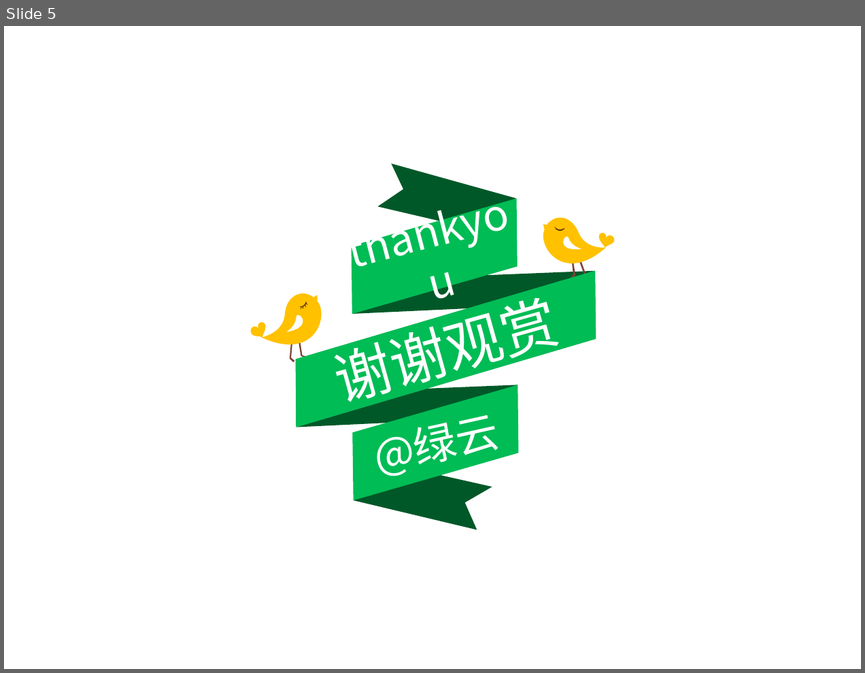
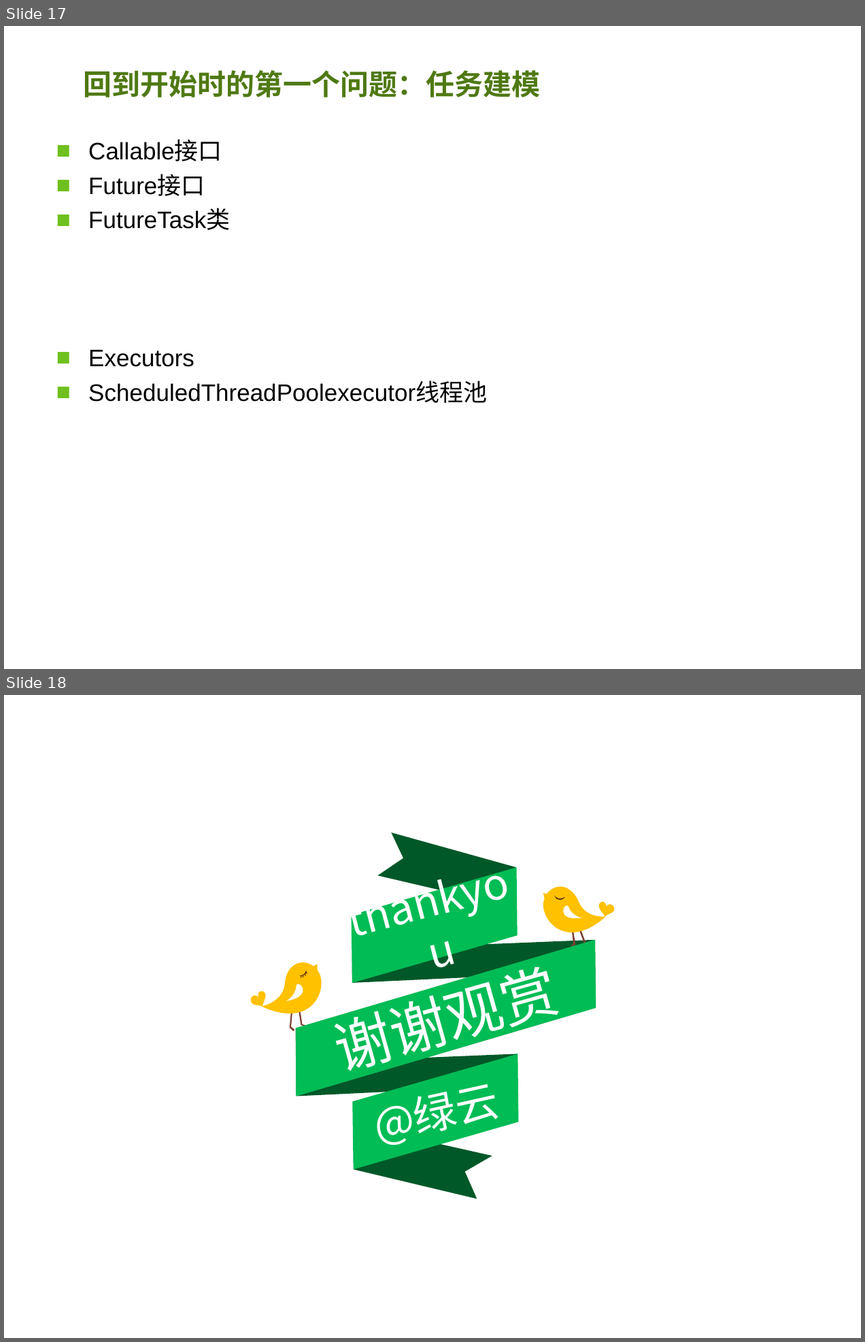
Before and after one commit to aj23pwt/AlgorithmsLearningRoad, a slide deck: 共同学习Java的锁.ppt. Shown one above the other, each under a label of ours: slide 5 before the commit, slides 17 and 18 after it. The pictures are 865x673 and 865x1342 pixels, drawn with LibreOffice and Linux fonts; fonts in the diff are those of the drawing; background and template pictures are left out. Boxes give left, top, right and bottom in pixels: in the first picture for what was removed or moved away, otherwise in the second. Text is boxed around its words. In the diff, an @@ line names an element or a change of style, - is before the commit and + after.

```diff
--- a/共同学习Java的锁.ppt
+++ b/共同学习Java的锁.ppt
@@ slide 17 added at [4,26,861,669], background picture (left out) @@
@@ title added at [84,70,541,97], 24 pt, text #4F7913, bold @@
+回到开始时的第一个问题：任务建模
@@ text added at [88,140,487,403], 20 pt, text #000000 @@
+■ Callable接口
+■ Future接口
+■ FutureTask类
+■ Executors
+■ ScheduledThreadPoolexecutor线程池
@@ what was slide 5 is now slide 18 @@
```
Also in this commit, not shown: 3 slides changed, 12 other slides added, 1 other file.
